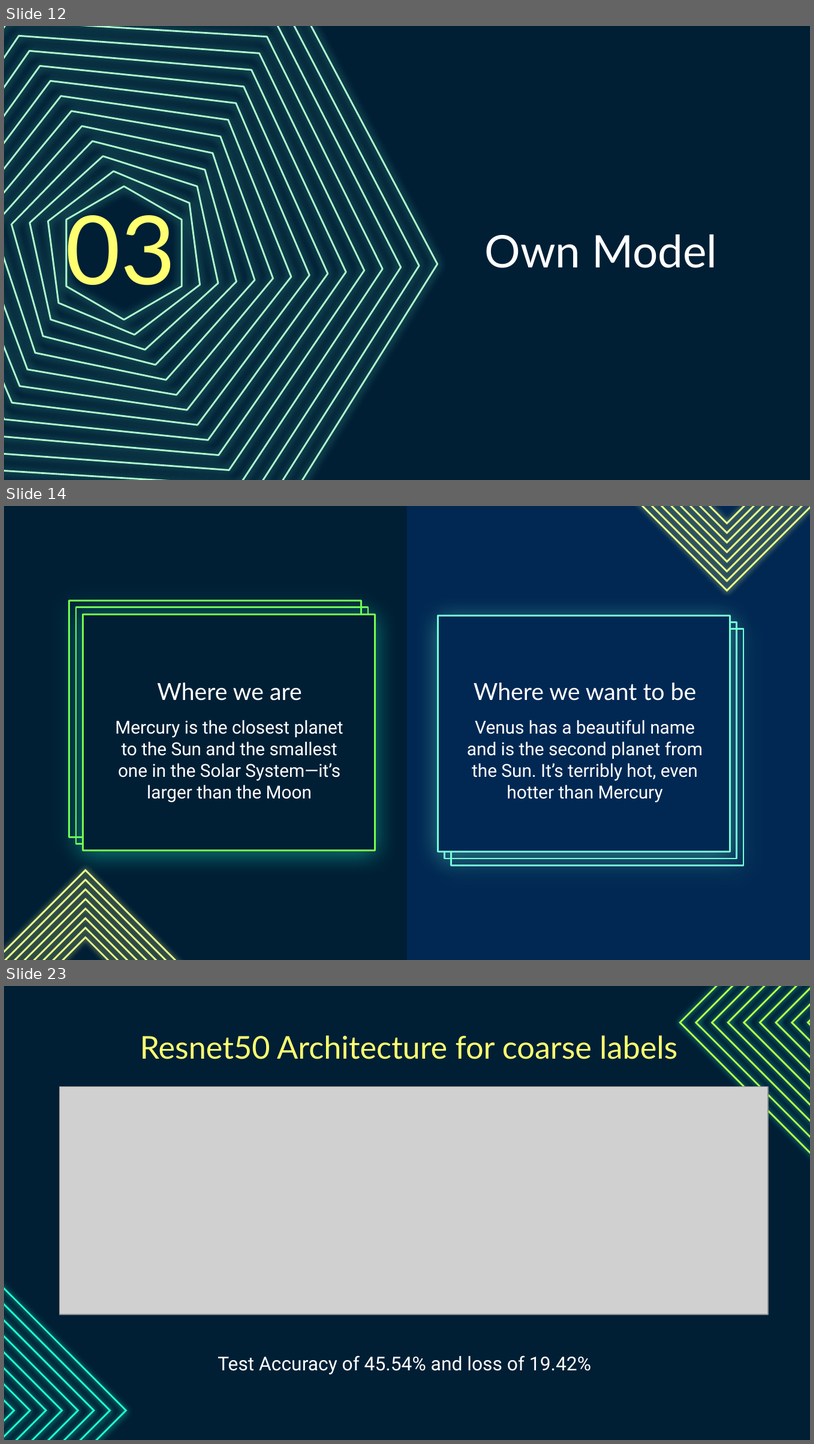
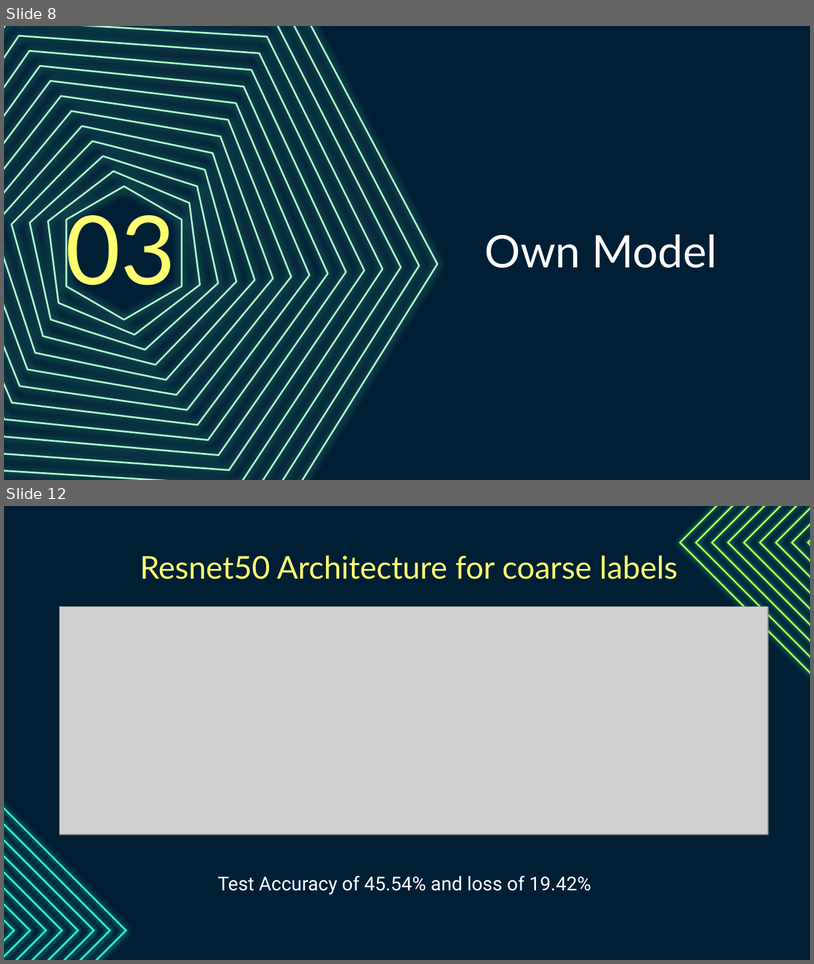
Before and after one commit to Amirrahman19/DeepLearning, a slide deck: CA1/PartB/Cifar100.pptx. Shown one above the other, each under a label of ours: slides 12, 14 and 23 before the commit, slides 8 and 12 after it; the slides between them are not shown. The pictures are 814x1444 and 814x964 pixels, drawn with LibreOffice and Linux fonts; fonts in the diff are those of the drawing; grey boxes stand for pictures. Boxes give left, top, right and bottom in pixels: in the first picture for what was removed or moved away, otherwise in the second. Text is boxed around its words. In the diff, an @@ line names an element or a change of style, - is before the commit and + after.

```diff
--- a/CA1/PartB/Cifar100.pptx
+++ b/CA1/PartB/Cifar100.pptx
@@ slide 14 removed at (4, 506, 810, 960), background #001F35 @@
@@ rectangle removed at (407, 506, 810, 959) @@
@@ group removed at (578, 506, 810, 591): 8 freeform shapes @@
@@ rectangle removed at (69, 600, 361, 837) @@
@@ rectangle removed at (76, 607, 368, 844) @@
@@ rectangle removed at (83, 614, 375, 850) @@
@@ rectangle removed at (438, 616, 730, 852) @@
@@ rectangle removed at (445, 622, 737, 858) @@
@@ rectangle removed at (452, 628, 743, 865) @@
@@ title removed at (157, 682, 302, 700) @@
-Where we are
@@ title removed at (474, 682, 697, 700) @@
-Where we want to be
@@ text removed at (115, 720, 344, 802) @@
-Mercury is the closest planet to the Sun and the smallest one in the Solar System—it’s larger than the Moon
@@ text removed at (467, 720, 703, 802) @@
-Venus has a beautiful name and is the second planet from the Sun. It’s terribly hot, even hotter than Mercury
@@ group removed at (4, 870, 236, 960): 8 freeform shapes @@
@@ what was slide 12 is now slide 8 @@
@@ what was slide 23 is now slide 12 @@
```
Also in this commit, not shown: 5 slides changed, 1 slide added, 13 other slides removed, 2 other files.
